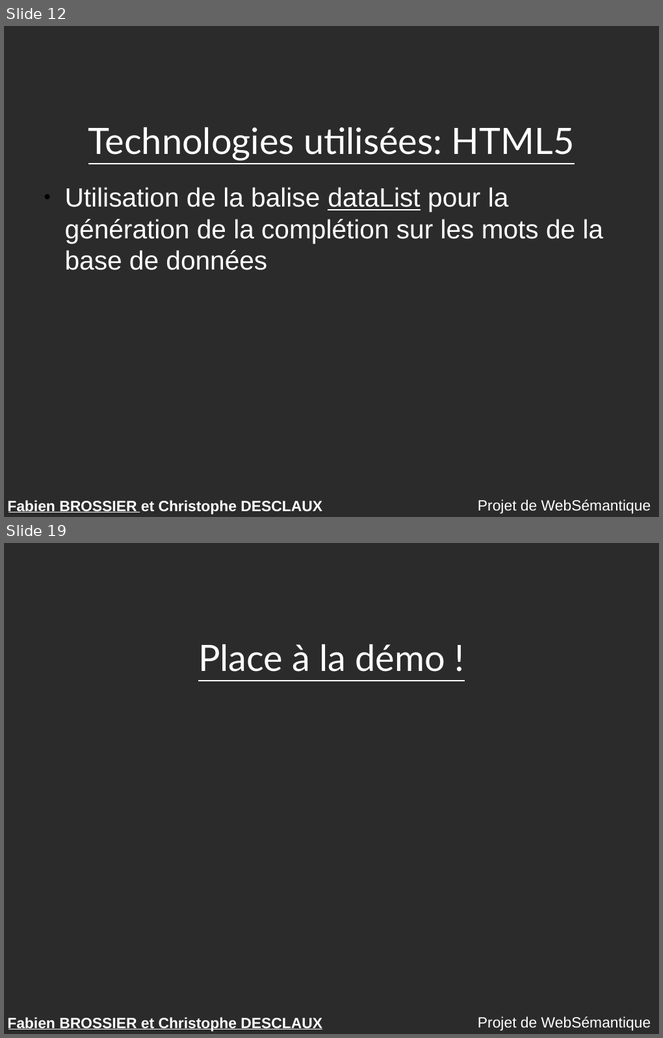
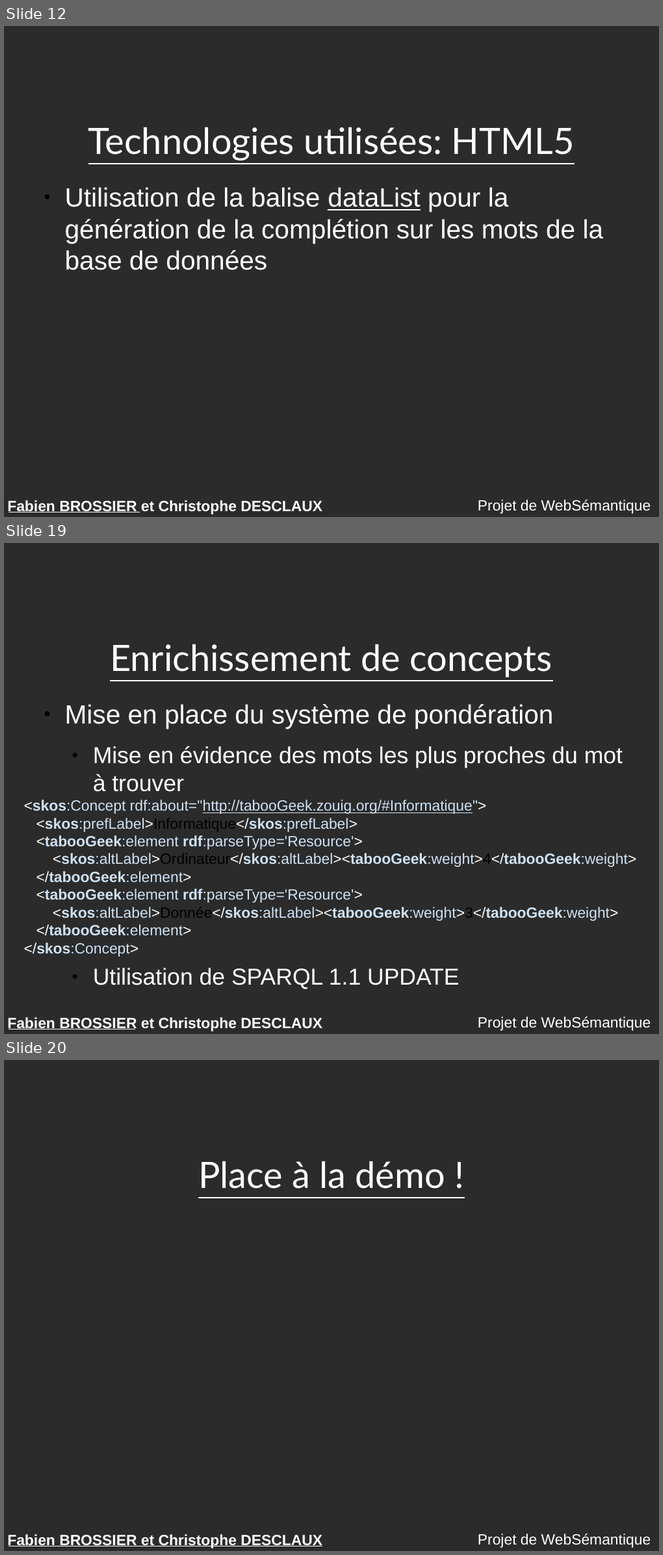
Before and after one commit to descl/TabooGeek, a slide deck: rapport/presentation.odp. Shown one above the other, each under a label of ours: slides 12 and 19 before the commit, slides 12, 19 and 20 after it; the slides between them are not shown. The pictures are 663x1038 and 663x1555 pixels, drawn with LibreOffice and Linux fonts; fonts in the diff are those of the drawing; background and template pictures are left out; a plain dark background stands for a picture behind light text. Boxes give left, top, right and bottom in pixels: in the first picture for what was removed or moved away, otherwise in the second. Text is boxed around its words. In the diff, an @@ line names an element or a change of style, - is before the commit and + after.

```diff
--- a/rapport/presentation.odp
+++ b/rapport/presentation.odp
@@ slide 19 added at [4,543,659,1034], background picture (left out); not listed: 2 template elements that a slide beside it also shows @@
@@ title added at [110,644,553,678], 44 pt, text #FFFFFF, underline @@
+Enrichissement de concepts
@@ text added at [65,704,623,990], 28 pt, text #FFFFFF @@
+● Mise en place du système de pondération
+  ● Mise en évidence des mots les plus proches du mot à trouver
+  ● Utilisation de SPARQL 1.1 UPDATE
@@ text added at [24,800,636,957], 18 pt, text #CFE2F3 @@
+<skos:Concept rdf:about="http://tabooGeek.zouig.org/#Informatique">
+<skos:prefLabel>Informatique</skos:prefLabel>
+<tabooGeek:element rdf:parseType='Resource'>
+<skos:altLabel>Ordinateur</skos:altLabel><tabooGeek:weight>4</tabooGeek:weight>
+</tabooGeek:element>
+<tabooGeek:element rdf:parseType='Resource'>
+<skos:altLabel>Donnée</skos:altLabel><tabooGeek:weight>3</tabooGeek:weight>
+</tabooGeek:element>
+</skos:Concept>
@@ line added from (9, 1030) to (135, 1030), #FFFFFF 0 pt @@
@@ what was slide 19 is now slide 20 @@
```
Also in this commit, not shown: 11 slides changed, 3 other slides added, 3 slides removed.
